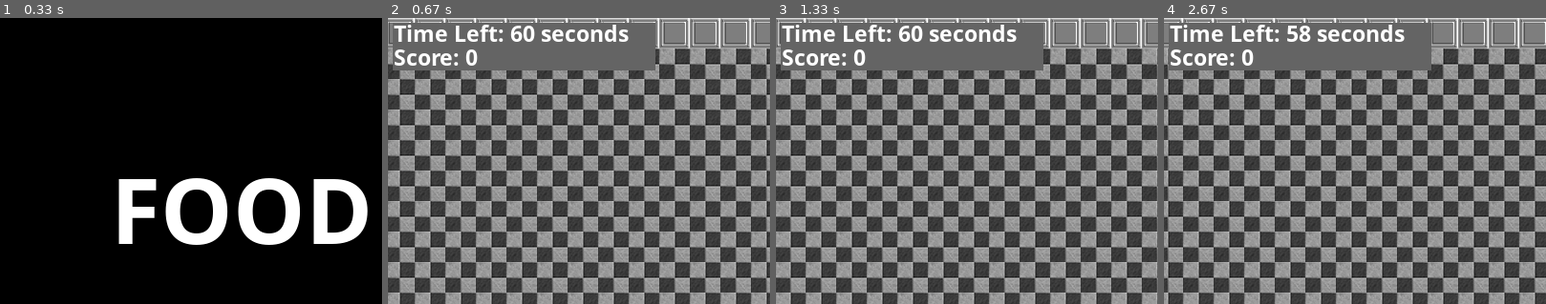
Above: before the commit, frames 1-4 (left to right).
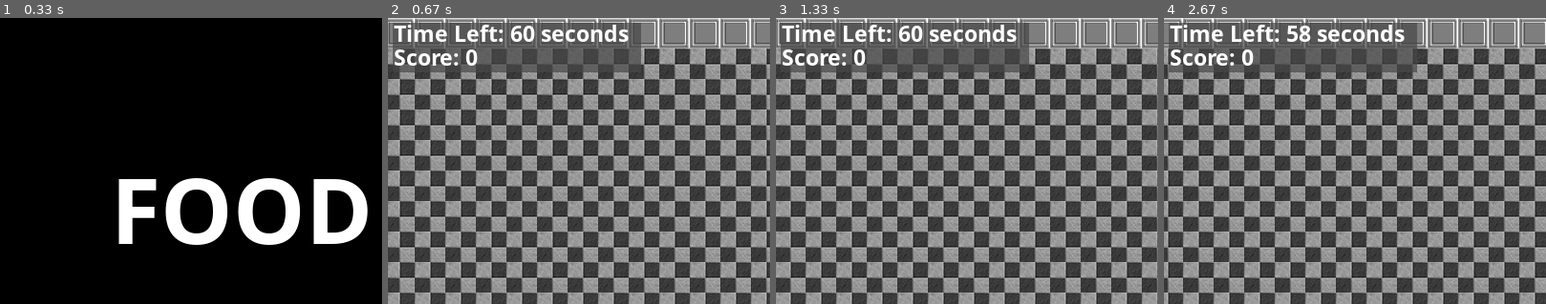
Above: after the commit, the same moments.

Repository: bly852/ICS3U1
Game: pygame game, started from (19.12.06) Culminating/game.py
Two runs of this game, one before a commit and one after it. Both use one fixed random seed, a clock stepped at 60 frames per second and the inputs below.
Inputs:
- Up to frame 1 (0.33 s): no input
- Up to frame 2 (0.67 s): hold D from 0.33 s (still down)
- Up to frame 3 (1.33 s): release D at 0.8 s; hold W 0.88-1.18 s; hold D from 1.22 s (still down)
- Up to frame 4 (2.67 s): release D at 1.68 s; hold A 1.72-2.25 s; hold S 2.28-2.58 s; hold A from 2.62 s (still down)
The pictures show only the part of the screen within x 0-50%, y 0-50%; the shares and areas given below are measured in that part.

Frame 1 is identical in both runs. In frame 2, 3.1% of the frame differs, in the area x 1-70%, y 1-19%; in frame 3, 3.1%; in frame 4, 3.2%.

Commit message:
Turned scoreboard background into transparent image

Diff:
--- a/(19.12.06) Culminating/game.py
+++ b/(19.12.06) Culminating/game.py
@@ -42,7 +42,9 @@
         self.wall_image = pygame.image.load(path.join(image_folder, wall_image))
         self.player_image = pygame.image.load(path.join(image_folder, player_image))
 
+        # GUI Images
         self.game_over = pygame.image.load(path.join(image_folder, 'Transparent Grey Layer.png'))
+        self.scoreboard_backround = pygame.image.load(path.join(image_folder, 'Scoreboard Grey Layer.png'))
 
     def draw_text(self, text, font_name, size, bold, color, x, y, align="nw"):
         font = pygame.font.SysFont(font_name, size, bold)
@@ -142,8 +144,8 @@
         for sprite in self.all_sprites:
             self.screen.blit(sprite.image, self.camera.apply(sprite))
 
-        # render and blit rectangle for score and timer
-        pygame.draw.rect(self.screen, lightgrey, (5, 5, 275, 50), 0)
+        # draws image as the scoreboard background
+        self.screen.blit(self.scoreboard_backround, (5, 5))
 
         # draws time left to the screen
         self.draw_text(' Time Left: {} seconds'.format(time_limit-(int(self.elapsed_time))), default_font, 25, True, white, 0, 0)
Binary file added: (19.12.06) Culminating/images/Scoreboard Grey Layer.png
